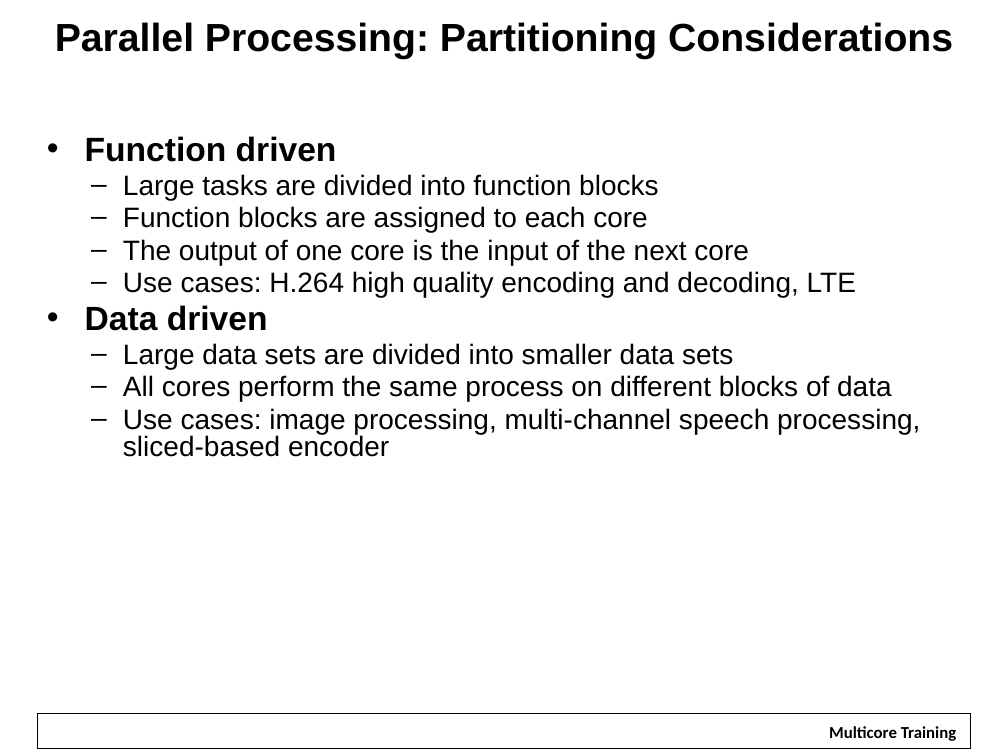
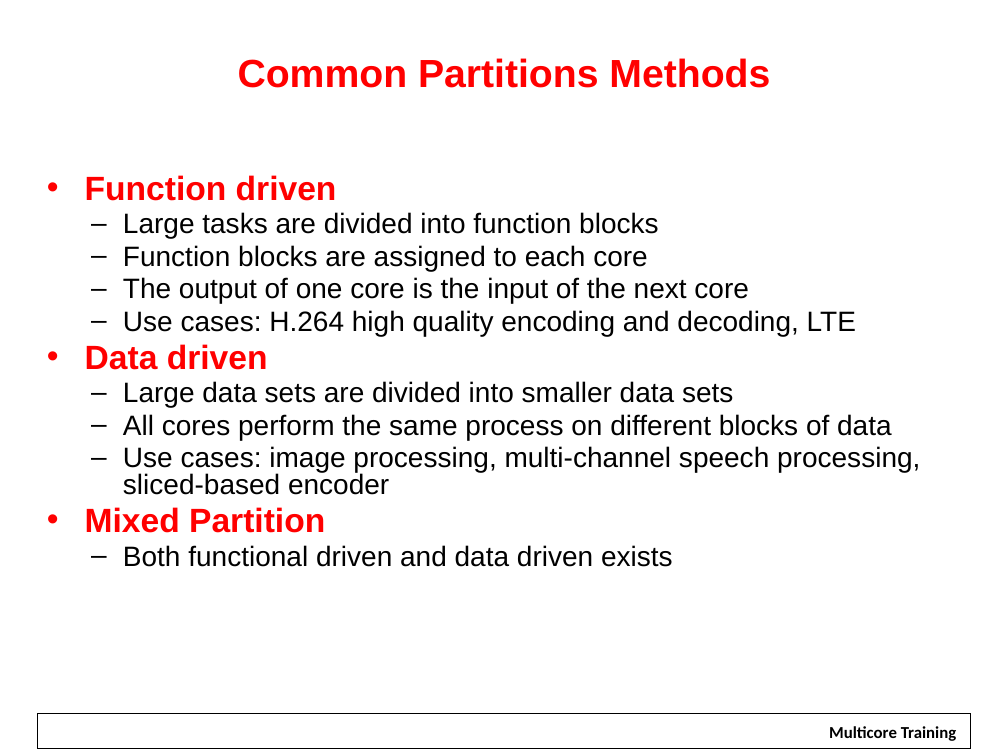
Before and after one commit to hari1989/keystone-workshop, a slide deck: slide 13 of slides/Multicore Design.pptx (slide 7 before the commit). Drawn at 1008x756 pixels with LibreOffice and Linux fonts; fonts in the diff are those of the drawing; background and template pictures are left out. Boxes give left, top, right and bottom in pixels: in the first picture for what was removed or moved away, otherwise in the second. Text is boxed around its words. In the diff, an @@ line names an element or a change of style, - is before the commit and + after.

```diff
--- a/slides/Multicore Design.pptx
+++ b/slides/Multicore Design.pptx
@@ title removed at <box>55,22,953,59</box> @@
-Parallel Processing: Partitioning Considerations
@@ title added at <box>238,58,770,88</box>, 28 pt, text #FF0000, bold @@
+Common Partitions Methods
@@ text "Function driven": place and size @@
-text "Function driven" at <box>85,136,920,457</box>
+text "Function driven" at <box>85,175,920,567</box>
@@ text at <box>85,175,337,370</box>: text colour #000000 to #FF0000 in "Function driven", "Data driven" @@
@@ text at <box>85,507,673,567</box>: paragraphs added @@
+• Mixed Partition
+  – Both functional driven and data driven exists
```
Also in this commit, not shown: 6 other slides changed, 36 slides added, 5 slides removed.
